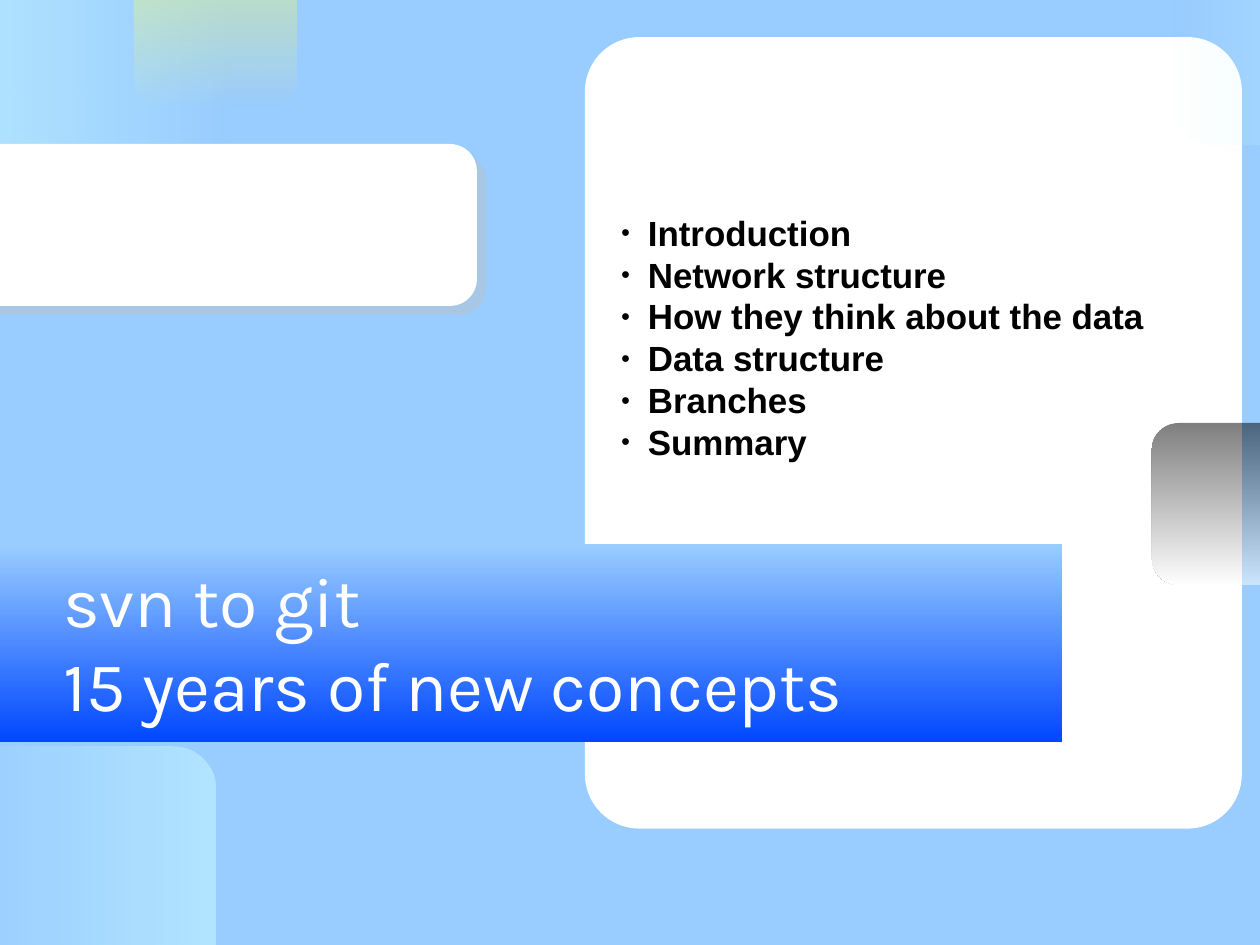
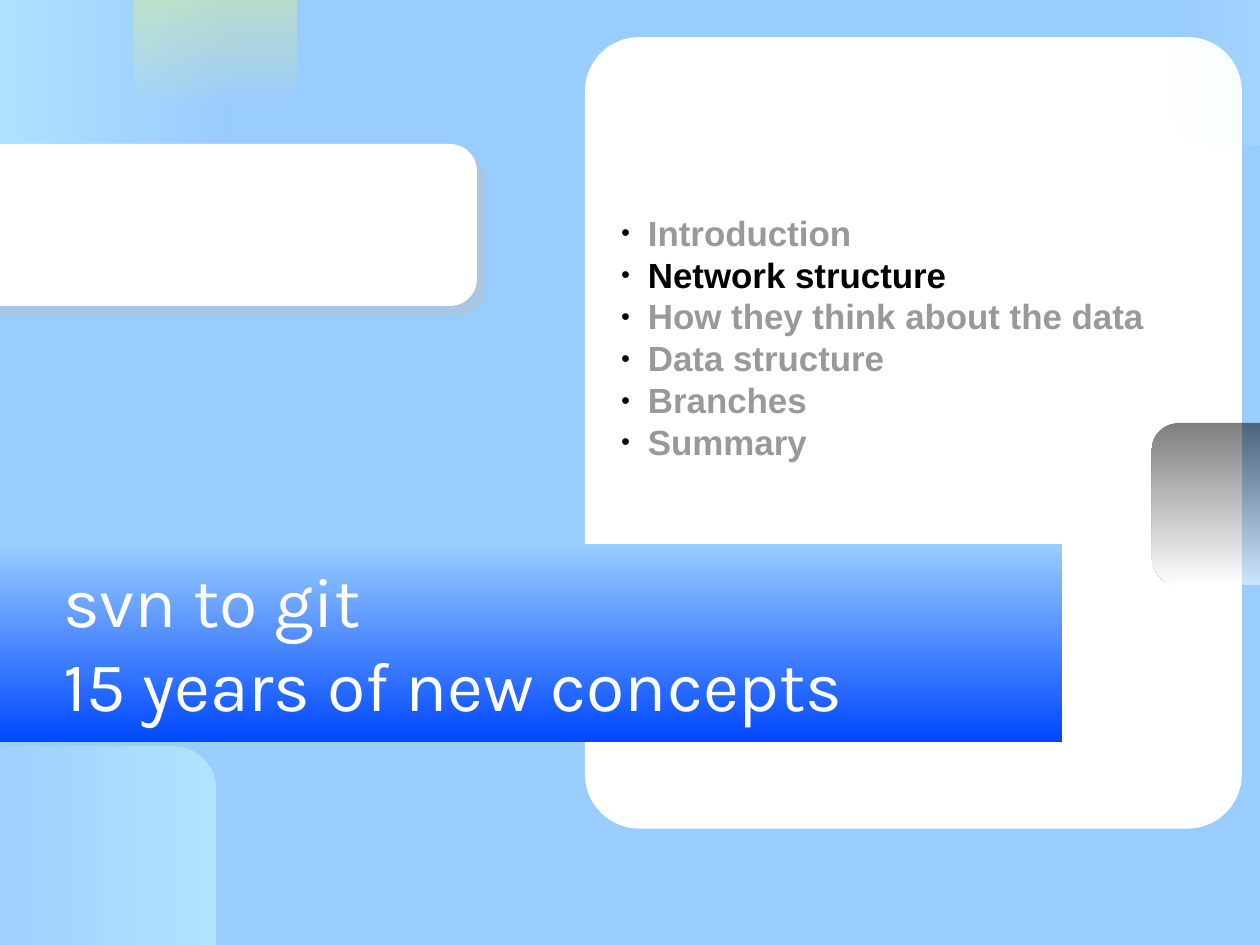
Before and after one commit to KennethNielsen/presentations, a slide deck: slide 8 of git/git.odp (slide 7 before the commit). Drawn at 1260x945 pixels with LibreOffice and Linux fonts; fonts in the diff are those of the drawing; background and template pictures are left out. Boxes give left, top, right and bottom in pixels: in the first picture for what was removed or moved away, otherwise in the second. Text is boxed around its words. In the diff, an @@ line names an element or a change of style, - is before the commit and + after.

```diff
--- a/git/git.odp
+++ b/git/git.odp
@@ subtitle at [648, 221, 1144, 462]: text colour #000000 to #999999 in "Introduction", "How they think about the data", "Data structure", "Branches" and 1 more places @@
```
Also in this commit, not shown: 3 other slides changed, 9 slides added, 1 slide removed.
